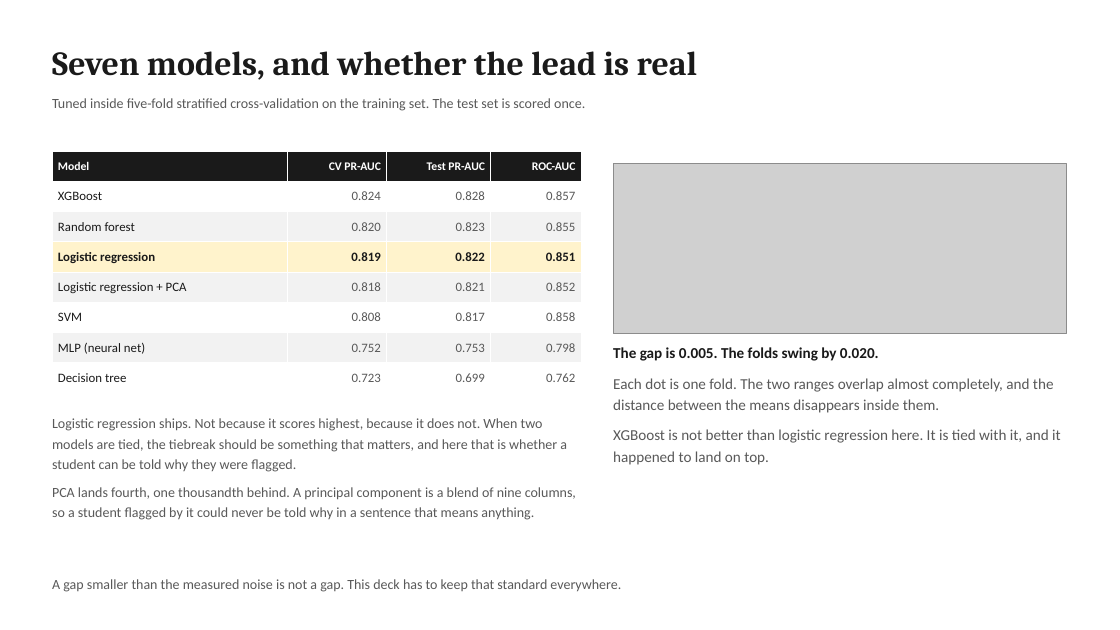
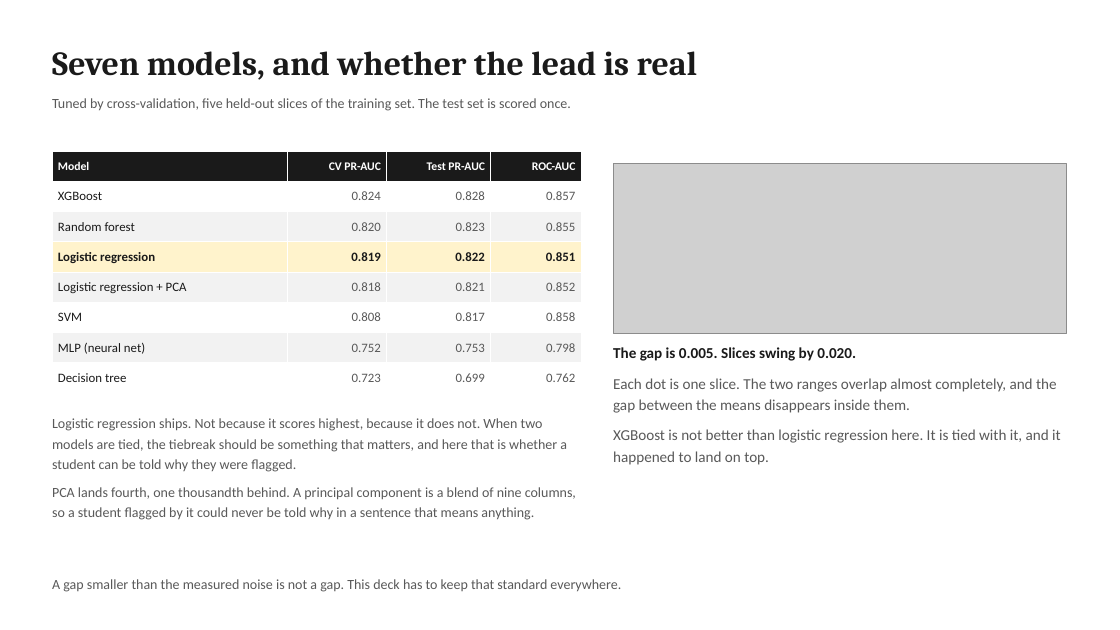
Before and after one commit to jeryldev/pgdaiml-capstone, a slide deck: slide 7 of presentations/technical.pptx. Drawn at 1120x630 pixels with LibreOffice and Linux fonts; fonts in the diff are those of the drawing; grey boxes stand for pictures. Boxes give left, top, right and bottom in pixels: in the first picture for what was removed or moved away, otherwise in the second. Text is boxed around its words. In the diff, an @@ line names an element or a change of style, - is before the commit and + after.

```diff
--- a/presentations/technical.pptx
+++ b/presentations/technical.pptx
@@ text at [52, 98, 571, 111]: text changed @@
-Tuned inside five-fold stratified cross-validation on the training set. The test set is scored once.
+Tuned by cross-validation, five held-out slices of the training set. The test set is scored once.
@@ text at [613, 347, 1057, 413]: text changed @@
-The gap is 0.005. The folds swing by 0.020.
-Each dot is one fold. The two ranges overlap almost completely, and the distance between the means disappears inside them.
+The gap is 0.005. Slices swing by 0.020.
+Each dot is one slice. The two ranges overlap almost completely, and the gap between the means disappears inside them.
```
Also in this commit, not shown: 10 other slides changed, 11 other files.
